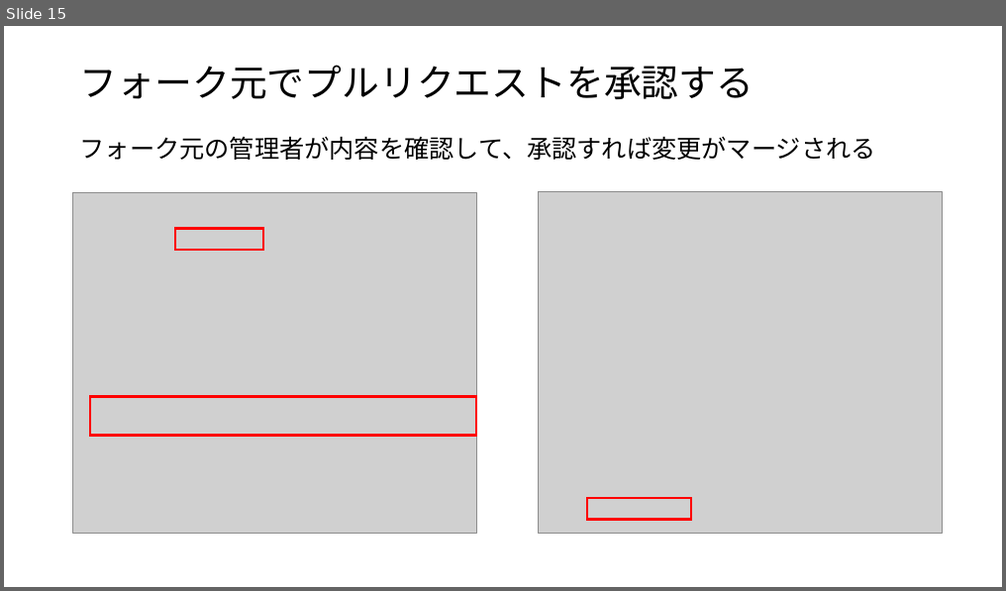
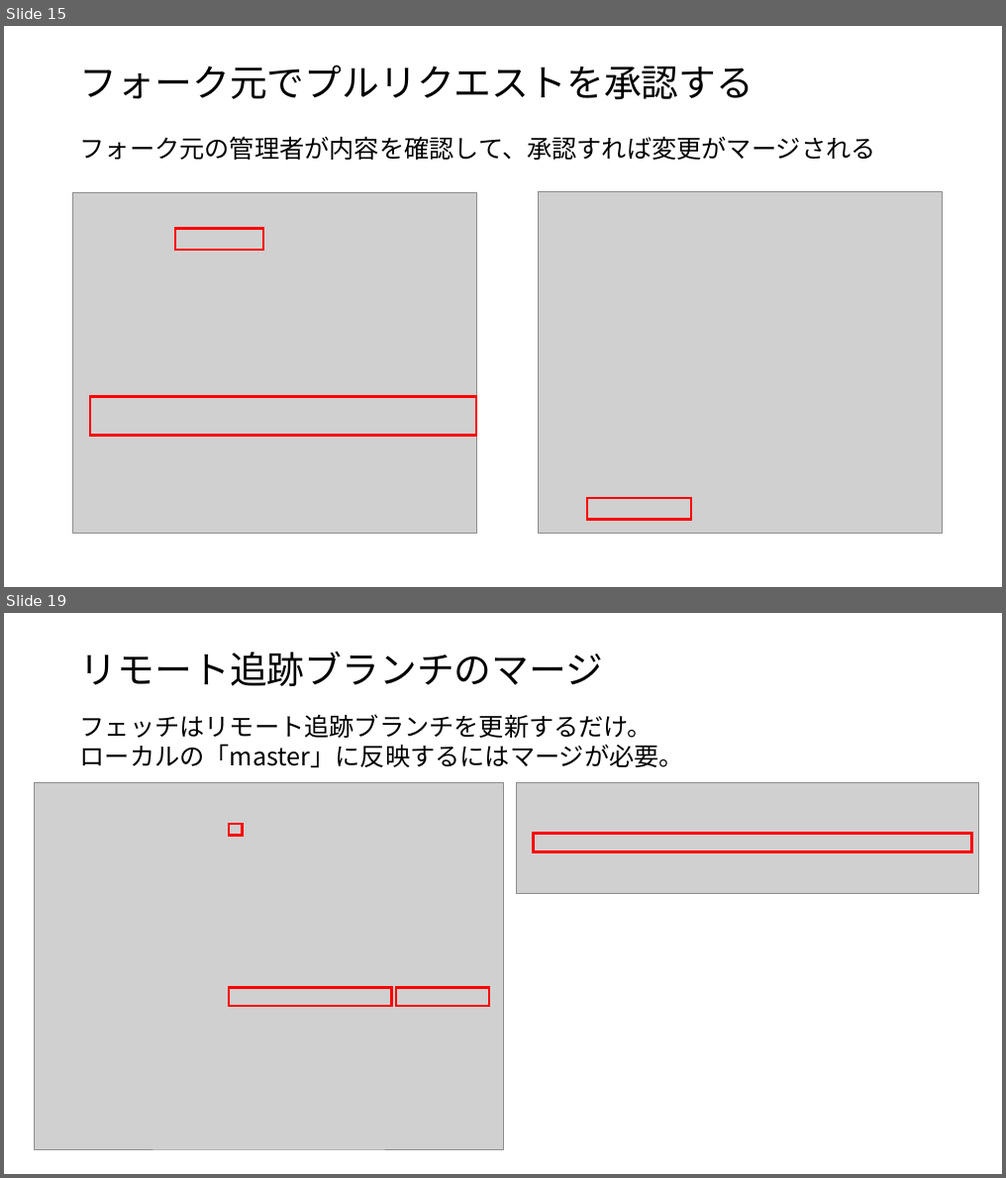
Before and after one commit to Daichi-Hamada/learn-git, a slide deck: GitHubを利用した開発練習/GitHubを利用した開発練習.pptx. Shown one above the other, each under a label of ours: slide 15 before the commit, slides 15 and 19 after it; the slides between them are not shown. The pictures are 1006x591 and 1006x1178 pixels, drawn with LibreOffice and Linux fonts; fonts in the diff are those of the drawing; grey boxes stand for pictures. Boxes give left, top, right and bottom in pixels: in the first picture for what was removed or moved away, otherwise in the second. Text is boxed around its words. In the diff, an @@ line names an element or a change of style, - is before the commit and + after.

Commit message:
資料の更新

```diff
--- a/GitHubを利用した開発練習/GitHubを利用した開発練習.pptx
+++ b/GitHubを利用した開発練習/GitHubを利用した開発練習.pptx
@@ slide 19 added at (4, 613, 1002, 1174), background #FFFFFF @@
@@ title added at (80, 651, 603, 686), 36 pt, text #000000 @@
+リモート追跡ブランチのマージ
@@ text added at (80, 714, 684, 768), 24 pt, text #000000 @@
+フェッチはリモート追跡ブランチを更新するだけ。
+ローカルの「master」に反映するにはマージが必要。
@@ picture added at (34, 783, 503, 1150) @@
@@ picture added at (517, 783, 979, 894) @@
@@ rectangle added at (229, 824, 242, 836), outline #FF0000 2.25 pt @@
@@ rectangle added at (534, 833, 972, 852), outline #FF0000 2.25 pt @@
@@ rectangle added at (229, 988, 392, 1007), outline #FF0000 2.25 pt @@
@@ rectangle added at (396, 988, 490, 1007), outline #FF0000 2.25 pt @@
```
Also in this commit, not shown: 4 other slides added, 7 other files.
